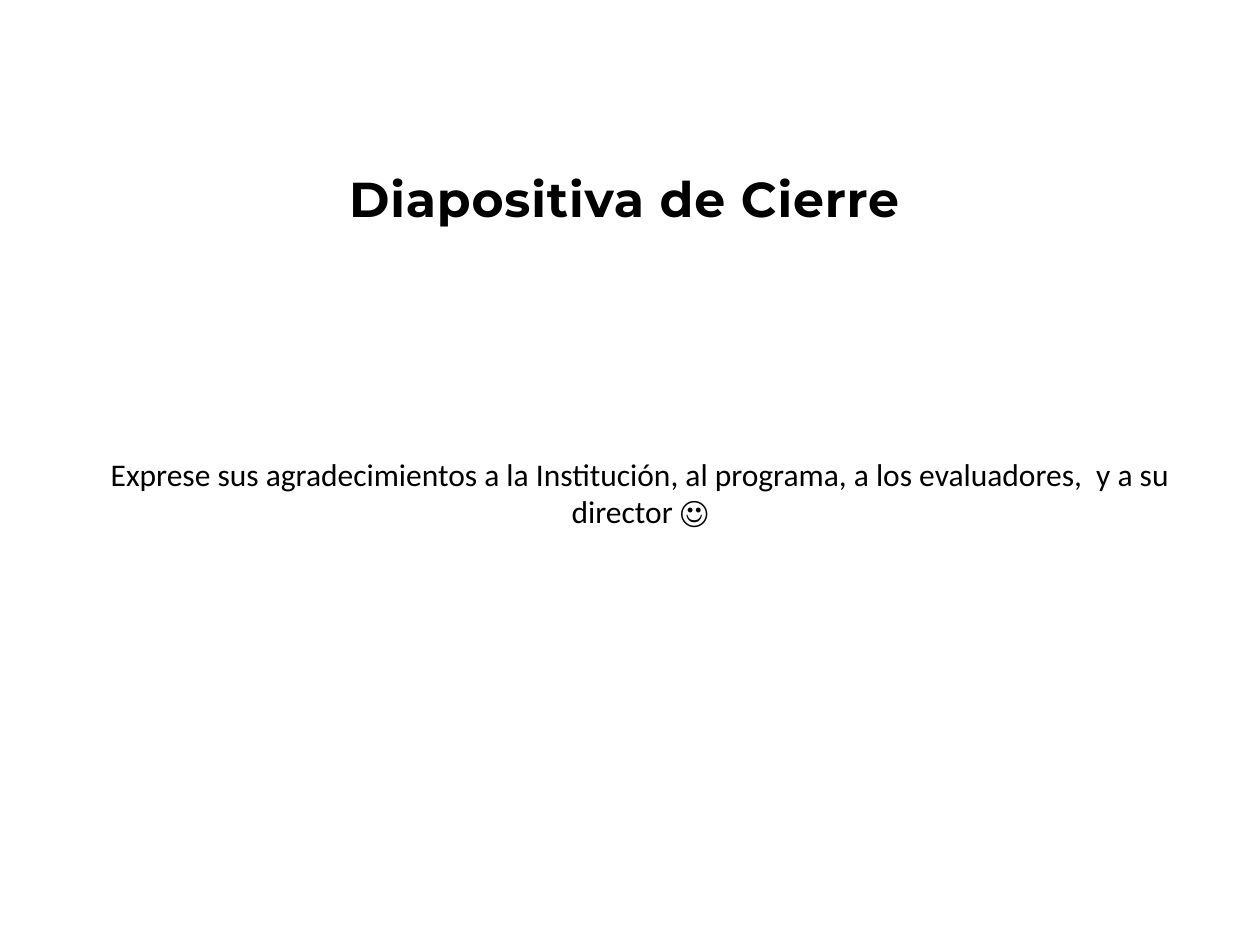
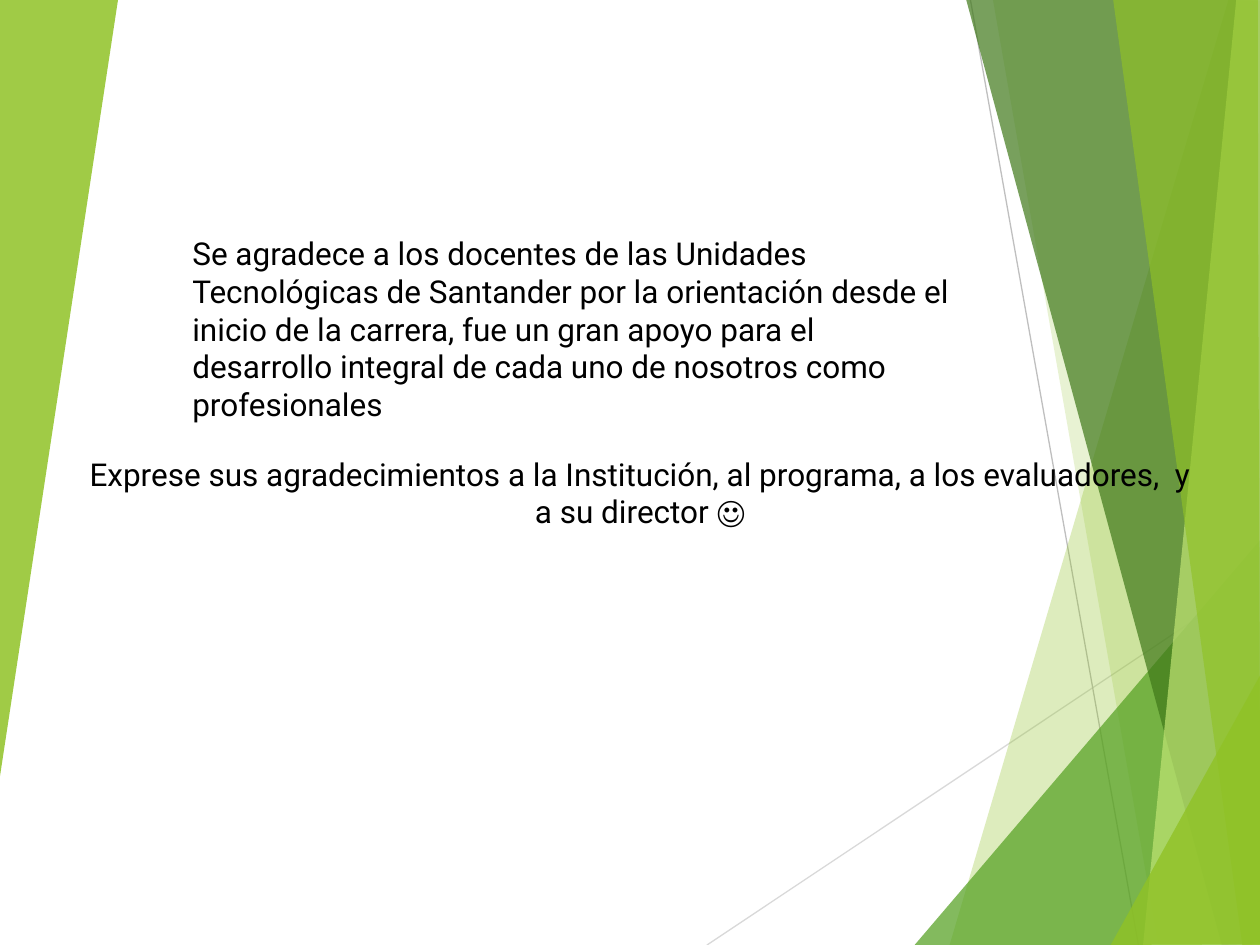
Before and after one commit to andy645jh/ProyectoGrado, a slide deck: slide 18 of extras/docs/rdc_presentacion.pptx (slide 14 before the commit). Drawn at 1260x945 pixels with LibreOffice and Linux fonts; fonts in the diff are those of the drawing. Boxes give left, top, right and bottom in pixels: in the first picture for what was removed or moved away, otherwise in the second. Text is boxed around its words. In the diff, an @@ line names an element or a change of style, - is before the commit and + after.

Commit message:
presentacion

```diff
--- a/extras/docs/rdc_presentacion.pptx
+++ b/extras/docs/rdc_presentacion.pptx
@@ group added at box(0, 0, 1260, 945): 8 freeform shapes, 2 lines @@
@@ text removed at box(349, 178, 899, 227) @@
-Diapositiva de Cierre
@@ text added at box(192, 241, 948, 423), 18 pt, text #000000 @@
+Se agradece a los docentes de las Unidades Tecnológicas de Santander por la orientación desde el inicio de la carrera, fue un gran apoyo para el desarrollo integral de cada uno de nosotros como profesionales
@@ text "Exprese sus agradecimientos a la ..." at box(90, 457, 1190, 524): font Calibri to Roboto @@
```
Also in this commit, not shown: 8 other slides changed, 9 slides added, 5 slides removed.
